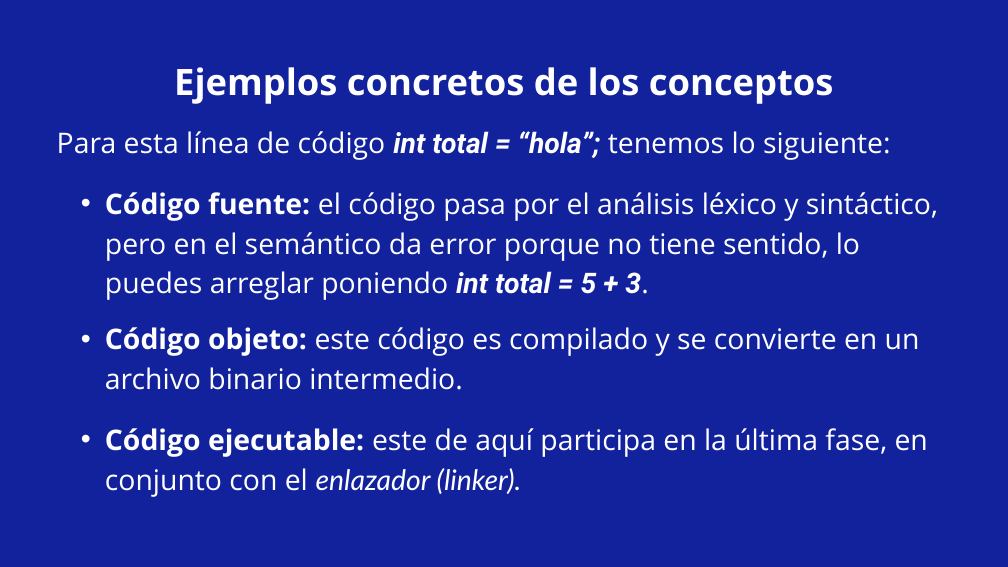
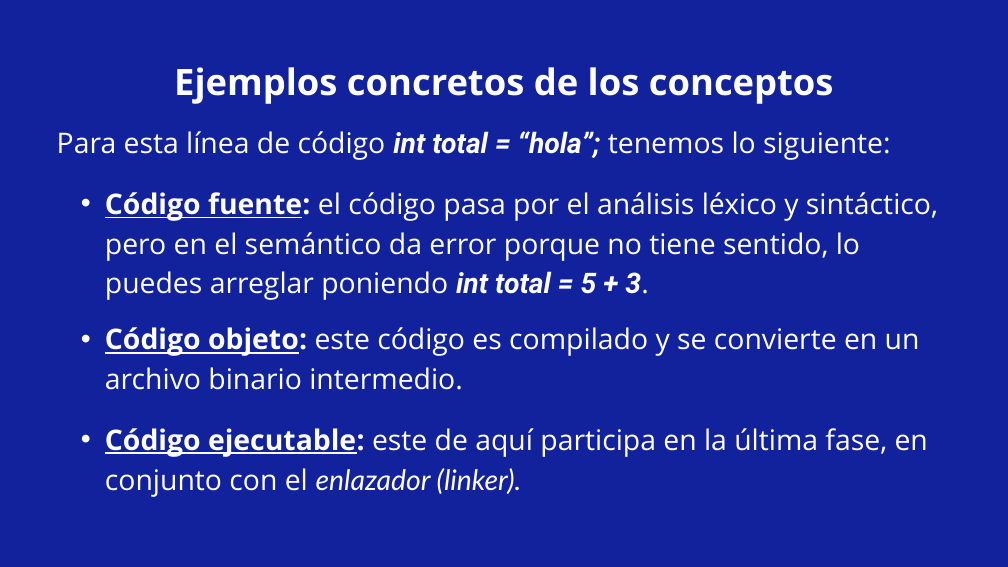
Before and after one commit to albertofloram05/Entornos-de-desarrollo, a slide deck: slide 5 of Reconocimiento de Elementos en el Desarrollo de un Programa Informático.pptx (slide 6 before the commit). Drawn at 1008x567 pixels with LibreOffice and Linux fonts; fonts in the diff are those of the drawing. Boxes give left, top, right and bottom in pixels: in the first picture for what was removed or moved away, otherwise in the second. Text is boxed around its words. In the diff, an @@ line names an element or a change of style, - is before the commit and + after.

Commit message:
update última version

```diff
--- a/Reconocimiento de Elementos en el Desarrollo de un Programa Informático.pptx
+++ b/Reconocimiento de Elementos en el Desarrollo de un Programa Informático.pptx
@@ text "Código fuente: el código pasa ..." at (105, 192, 938, 300): underline on in "Código fuente:" @@
@@ text "Código objeto: este código es ..." at (105, 327, 920, 390): underline on in "Código objeto:" @@
@@ text "Código ejecutable: este de aquí ..." at (105, 428, 928, 497): underline on in "Código ejecutable:" @@
```
Also in this commit, not shown: 3 other slides changed, 5 slides added, 2 slides removed, 1 other file.
